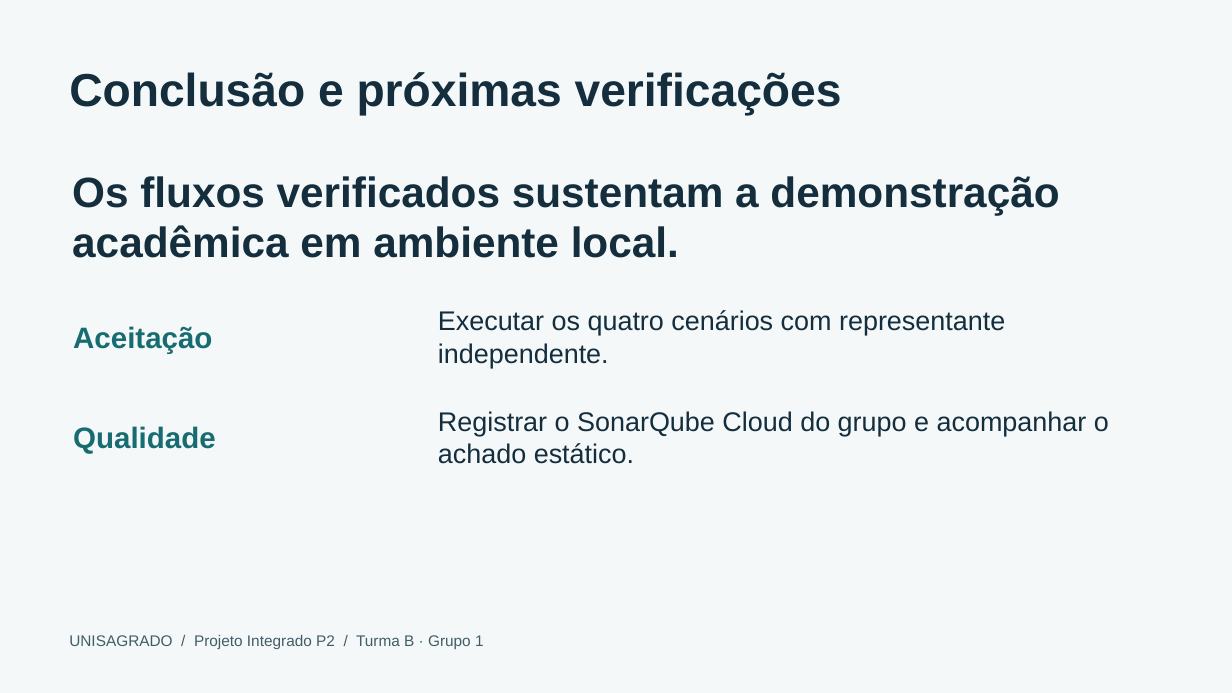
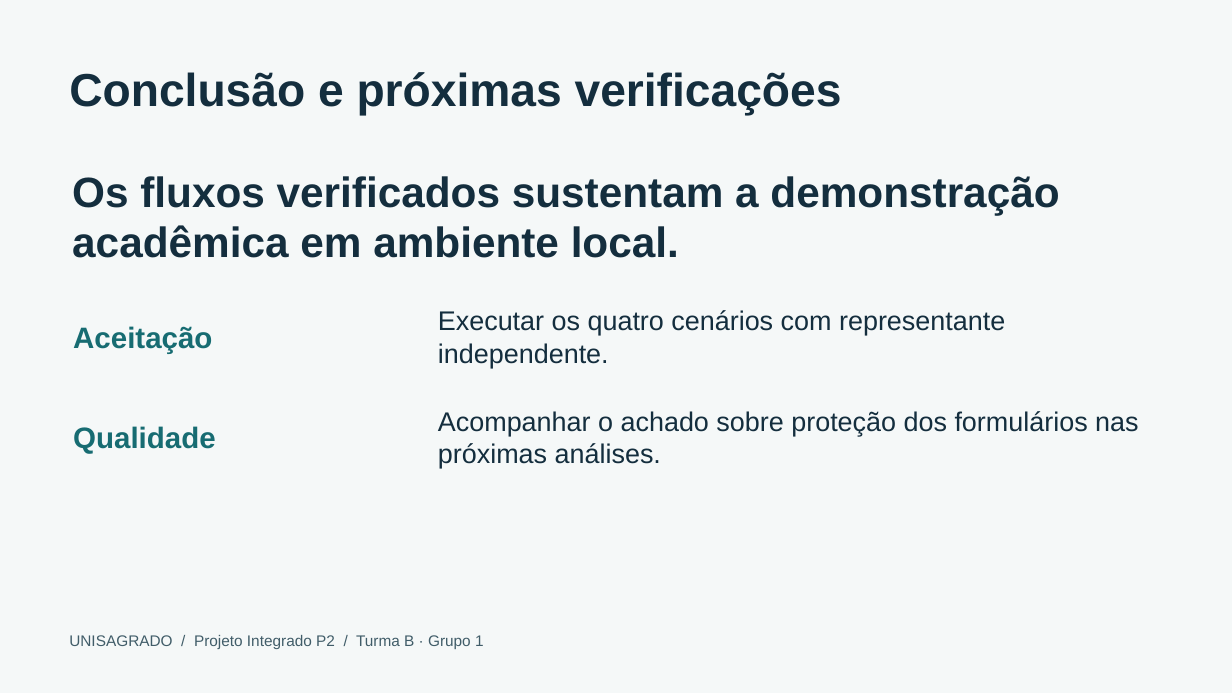
Before and after one commit to YagoL3m3/p2-tqs-2026-cc-grupo01-flaskr, a slide deck: slide 10 of entrega/14_APRESENTACAO_E_VIDEO_CONTINGENCIA/Apresentacao_Flaskr.pptx. Drawn at 1232x693 pixels with LibreOffice and Linux fonts; fonts in the diff are those of the drawing. Boxes give left, top, right and bottom in pixels: in the first picture for what was removed or moved away, otherwise in the second. Text is boxed around its words. In the diff, an @@ line names an element or a change of style, - is before the commit and + after.

```diff
--- a/entrega/14_APRESENTACAO_E_VIDEO_CONTINGENCIA/Apresentacao_Flaskr.pptx
+++ b/entrega/14_APRESENTACAO_E_VIDEO_CONTINGENCIA/Apresentacao_Flaskr.pptx
@@ text at (x1=438, y1=411, x2=1138, y2=468): text changed @@
-Registrar o SonarQube Cloud do grupo e acompanhar o achado estático.
+Acompanhar o achado sobre proteção dos formulários nas próximas análises.
```
Also in this commit, not shown: 1 other slide changed, 13 other files.
